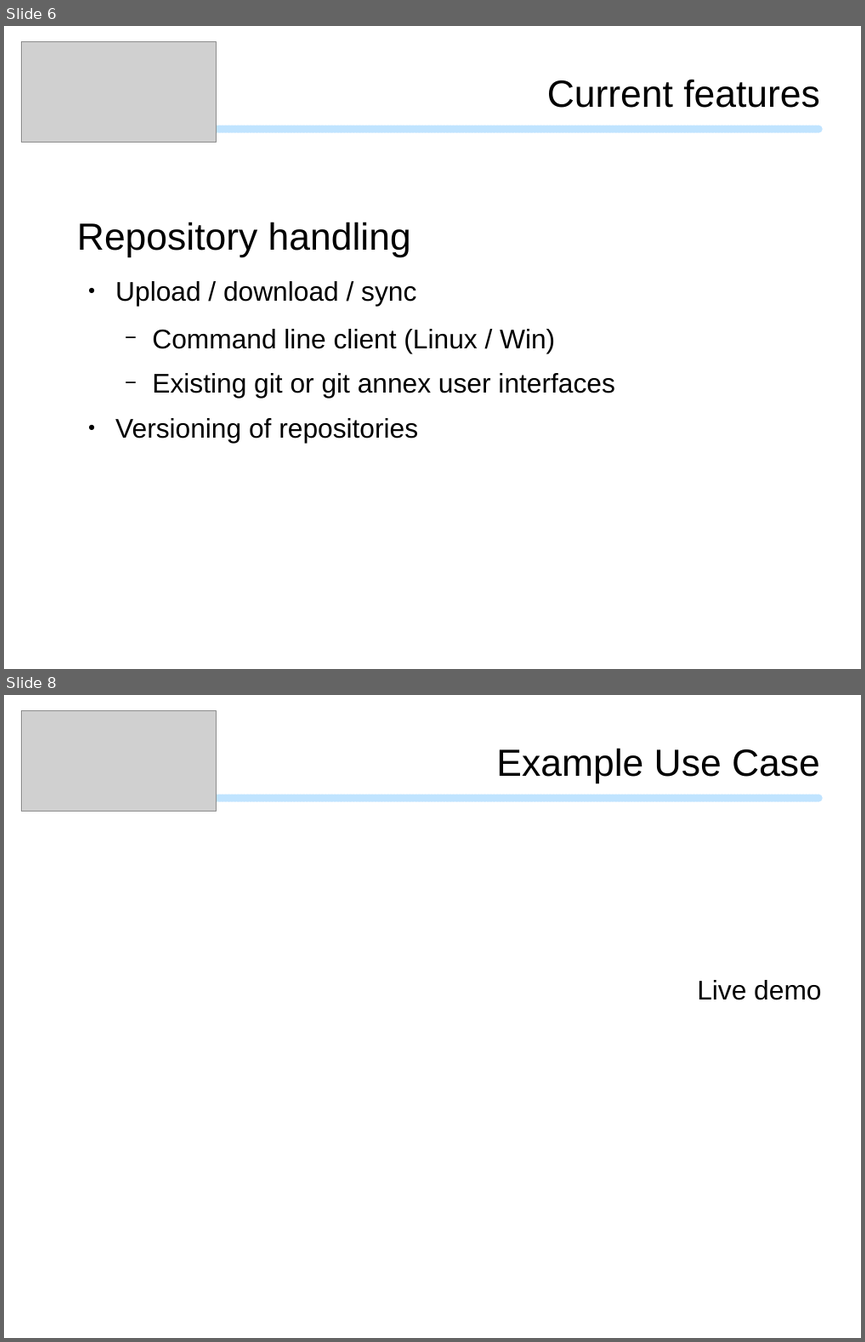
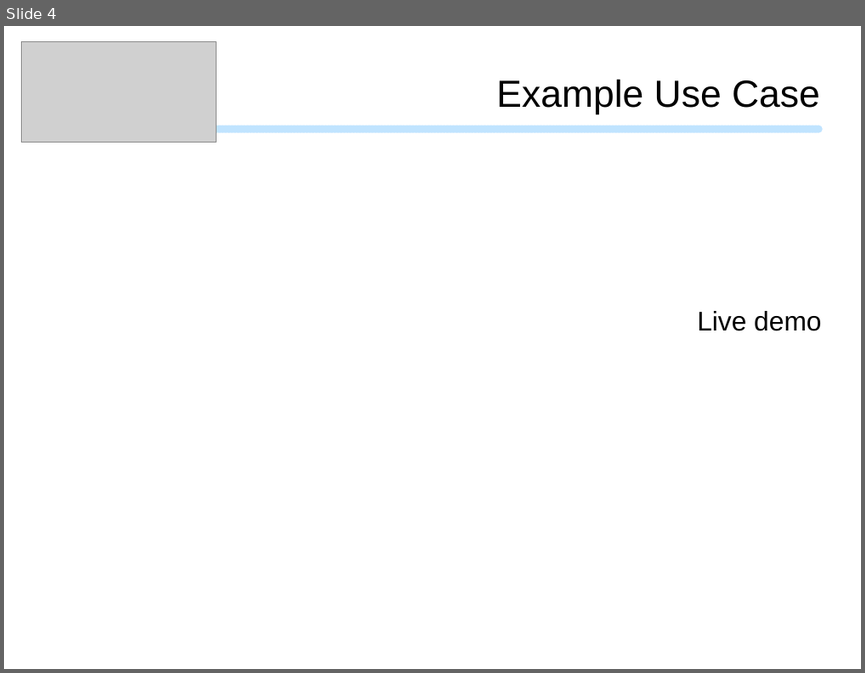
Before and after one commit to mpsonntag/prespost, a slide deck: 201911b_CNS_Seminar/201911_CNS_Seminar.odp. Shown one above the other, each under a label of ours: slides 6 and 8 before the commit, slide 4 after it; the slides between them are not shown. The pictures are 865x1342 and 865x673 pixels, drawn with LibreOffice and Linux fonts; fonts in the diff are those of the drawing; grey boxes stand for pictures; background and template pictures are left out. Boxes give left, top, right and bottom in pixels: in the first picture for what was removed or moved away, otherwise in the second. Text is boxed around its words. In the diff, an @@ line names an element or a change of style, - is before the commit and + after.

```diff
--- a/201911b_CNS_Seminar/201911_CNS_Seminar.odp
+++ b/201911b_CNS_Seminar/201911_CNS_Seminar.odp
@@ slide 6 removed at [4,26,861,669], background #FFFFFF; not listed: 1 template element that a slide beside it also shows @@
@@ picture removed at [21,41,216,142] @@
@@ text removed at [547,80,820,108] @@
-Current features
@@ text removed at [77,222,411,257] @@
-Repository handling
@@ text removed at [115,281,615,442] @@
-● Upload / download / sync
-  − Command line client (Linux / Win)
-  − Existing git or git annex user interfaces
-● Versioning of repositories
@@ what was slide 8 is now slide 4 @@
```
Also in this commit, not shown: 5 slides changed, 1 slide added, 5 other slides removed, 1 other file.
